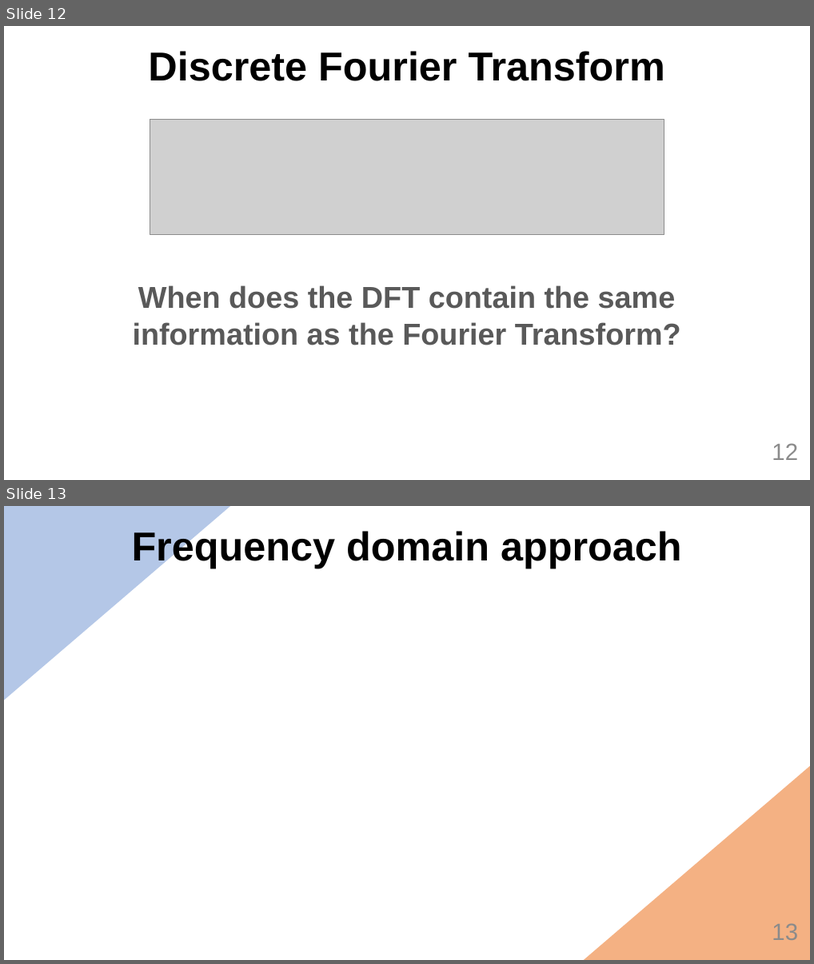
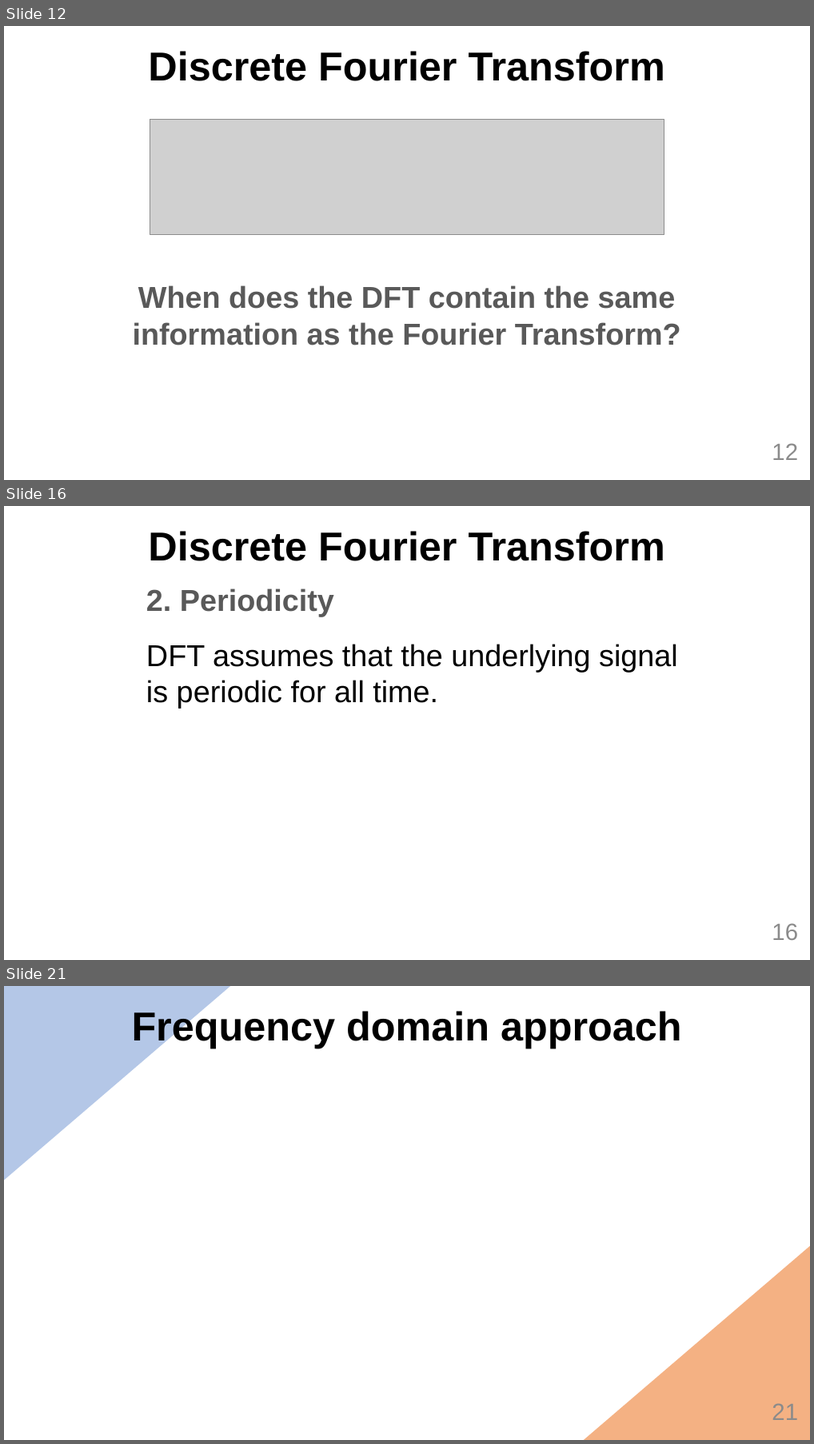
Before and after one commit to MarcBerneman/Master-thesis, a slide deck: Presentation/Thesis.pptx. Shown one above the other, each under a label of ours: slides 12 and 13 before the commit, slides 12, 16 and 21 after it; the slides between them are not shown. The pictures are 814x964 and 814x1444 pixels, drawn with LibreOffice and Linux fonts; fonts in the diff are those of the drawing; grey boxes stand for pictures; background and template pictures are left out. Boxes give left, top, right and bottom in pixels: in the first picture for what was removed or moved away, otherwise in the second. Text is boxed around its words. In the diff, an @@ line names an element or a change of style, - is before the commit and + after.

```diff
--- a/Presentation/Thesis.pptx
+++ b/Presentation/Thesis.pptx
@@ slide 16 added at (4, 506, 810, 960), background #FFFFFF @@
@@ text added at (148, 531, 666, 561), 48 pt, text #000000, bold @@
+Discrete Fourier Transform
@@ text added at (146, 588, 334, 616), 36 pt, text #595959, bold @@
+2. Periodicity
@@ text added at (146, 644, 678, 708), 36 pt, text #000000 @@
+DFT assumes that the underlying signal is periodic for all time.
@@ page number added at (772, 923, 798, 940), 28 pt, text #8C8C8C @@
+16
@@ what was slide 13 is now slide 21 @@
@@ page number at (772, 1403, 798, 1420): text changed @@
-13
+21
```
Also in this commit, not shown: 1 slide changed, 7 other slides added, 10 other files.
